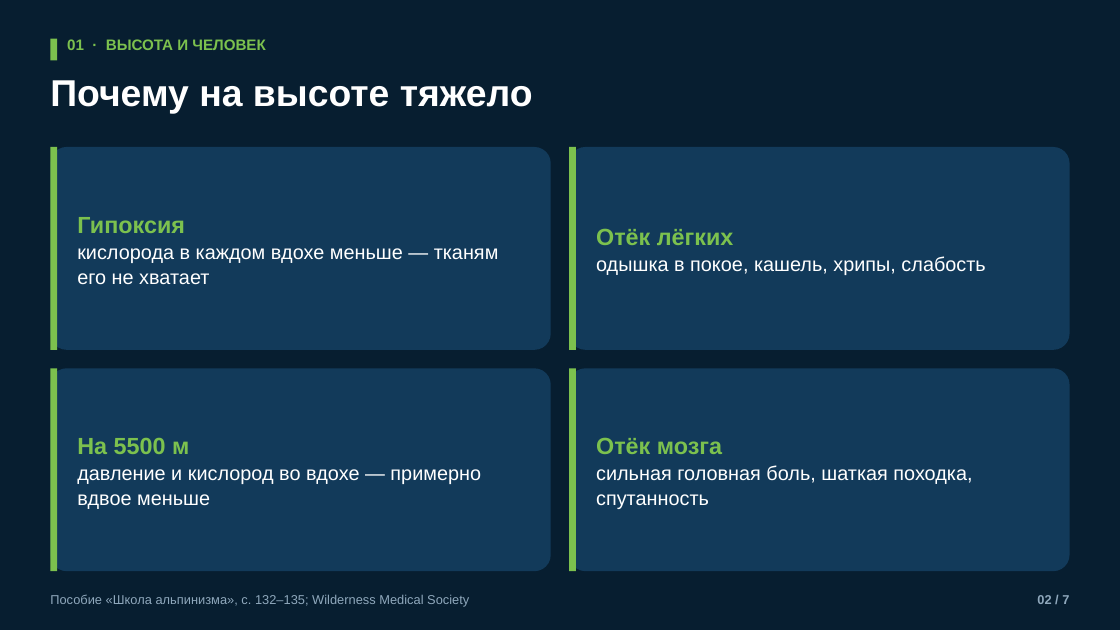
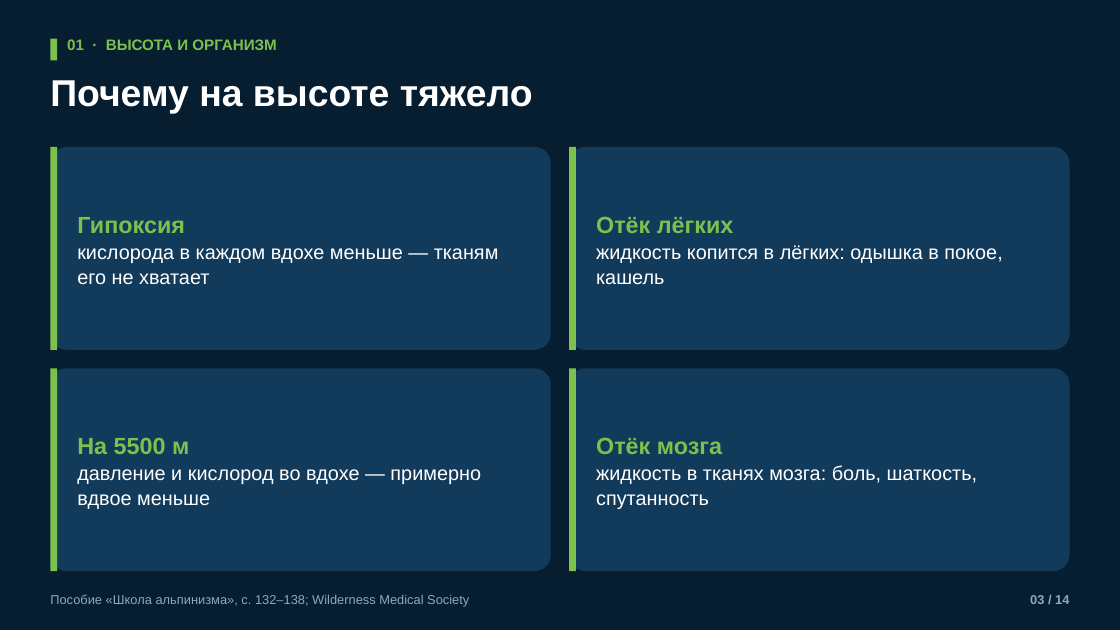
Before and after one commit to kirill54/far-education, a slide deck: slide 3 of presentations/lessons/M05-1_vysota-i-akklimatizaciya.pptx (slide 2 before the commit). Drawn at 1120x630 pixels with LibreOffice and Linux fonts; fonts in the diff are those of the drawing. Boxes give left, top, right and bottom in pixels: in the first picture for what was removed or moved away, otherwise in the second. Text is boxed around its words. In the diff, an @@ line names an element or a change of style, - is before the commit and + after.

```diff
--- a/presentations/lessons/M05-1_vysota-i-akklimatizaciya.pptx
+++ b/presentations/lessons/M05-1_vysota-i-akklimatizaciya.pptx
@@ text at bbox=[67, 39, 276, 50]: text changed @@
-01 · ВЫСОТА И ЧЕЛОВЕК
+01 · ВЫСОТА И ОРГАНИЗМ
@@ text at bbox=[596, 245, 1002, 285]: text changed @@
-одышка в покое, кашель, хрипы, слабость
+жидкость копится в лёгких: одышка в покое, кашель
@@ text at bbox=[596, 465, 977, 509]: text changed @@
-сильная головная боль, шаткая походка, спутанность
+жидкость в тканях мозга: боль, шаткость, спутанность
@@ text at bbox=[1030, 595, 1069, 604]: text changed @@
-02 / 7
+03 / 14
```
Also in this commit, not shown: 5 other slides changed, 8 slides added, 1 slide removed, 21 other files.
